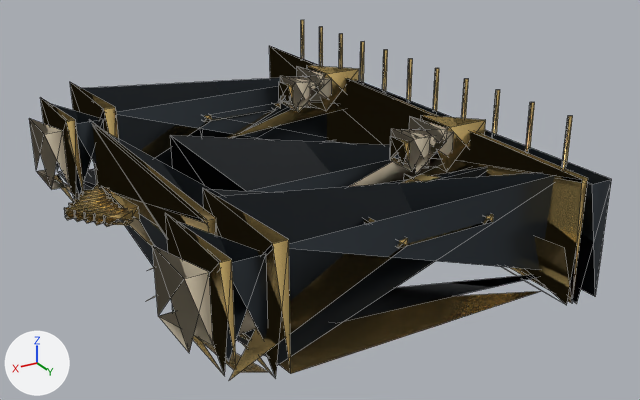
The glTF model assets/models/royal_gate.glb as it was, and as the next commit left it.
Before and after are seen from a camera (50 mm lens) standing at (14.04, 18.61, 8.29) and looking at (3.58, 1.17, -0.43). Every picture has the same lights, and +X, +Y and +Z are marked at lower left. The picture after the commit comes second. Mesh edges are drawn as thin lines. Vertices at exactly the same position are counted once.

The scene before the commit, as lines of its bpy script (objects in view):
```python
me_royal_gate = bpy.data.meshes.new('Royal Gate')
me_royal_gate.from_pydata(...)  # 472 vertices, 270 faces; spans x 0.0..9.55, y -7.0..7.0, z -1.48..2.45
# faces by material slot: [45, 185, 40]
me_royal_gate.materials.append(mat_obsidian_basalt)  # dark grey #353c42
me_royal_gate.materials.append(mat_royal_gold)  # beige #efcd81
me_royal_gate.materials.append(mat_warm_limestone)  # beige #ddceb3
ob_royal_gate___rebuilt_stable_geometry = bpy.data.objects.new('Royal Gate - rebuilt stable geometry', me_royal_gate)
ob_royal_gate___rebuilt_stable_geometry.location = (0.0, 0.0, 0.0)
```
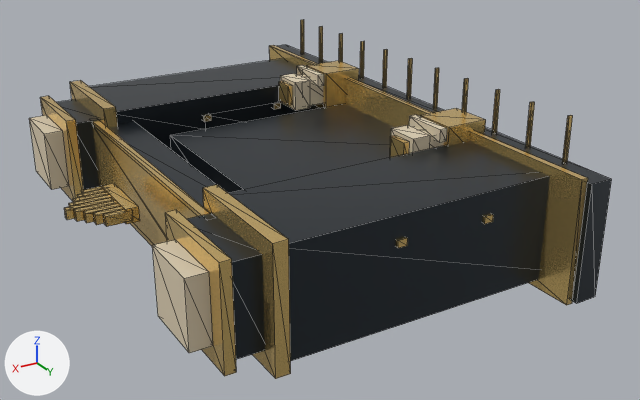
The newer file is also turned or shifted as a whole; pictures and numbers use the older file's frame.

What differs and where, as boxes [x1, y1, x2, y2] in the pictures (640 x 400 px):
'Royal Gate - rebuilt stable geometry', reshaped: before [29, 20, 611, 380]; after [29, 20, 611, 379]
part 1 of me_royal_gate, deleted: before [64, 121, 595, 380]
part 2 of me_royal_gate, built on (beige): before [227, 84, 345, 138]

The change, as a diff of the scene's bpy script:
```diff
--- a/assets/models/royal_gate.glb.py
+++ b/assets/models/royal_gate.glb.py
@@ me_royal_gate @@
 # used by ob_royal_gate___rebuilt_stable_geometry; location = (0.0, 0.0, 0.0)
-me_royal_gate.from_pydata(...)  # 472 vertices, 270 faces; spans x 0.0..9.55, y -7.0..7.0, z -1.48..2.45
+me_royal_gate.from_pydata(...)  # 435 vertices, 648 faces; spans x 0.0..9.55, y -7.0..7.0, z -1.48..2.45
+# me_royal_gate part 1: 33 vertices removed from x 0.0..9.55, y -3.52..7.0, z -1.48..0.87
+# me_royal_gate part 2: 7 vertices removed from x 1.35..4.45, y -3.43..-2.15, z 0.34..1.39; 3 vertices added at x 0.0, y -5.78..-3.35, z 0.0
 me_royal_gate.materials.append(mat_obsidian_basalt)
```
